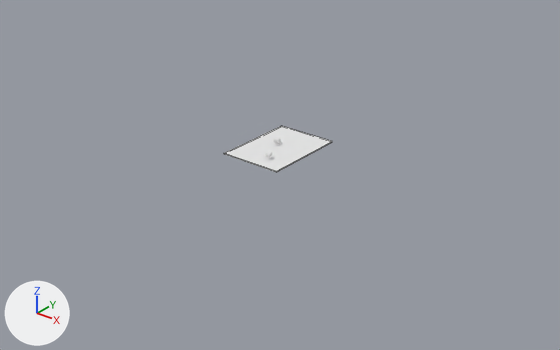
A saved change to the Blender file src/blender/scene.blend.
Before and after are seen from a 50 mm camera at (221.0, -274.0, 154.0) aimed at (7.0, -6.0, -12.0). The lights are fixed; the arrows at lower left show +X, +Y and +Z. Mesh edges are drawn as thin lines on the coarser meshes.
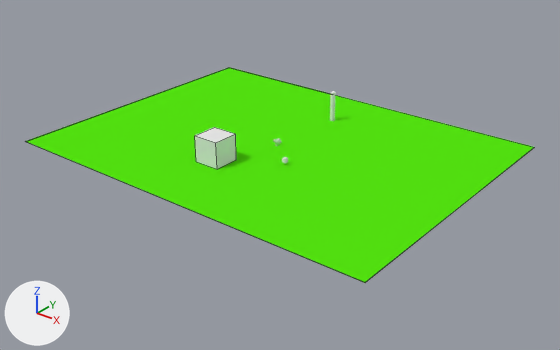
Changed parts and their boxes [x1, y1, x2, y2] in the pictures (560 x 350 px):
'Ground', added (green)
    after: [25, 67, 534, 283]
'Cube.001', moved, rescaled (61% narrower, 9% shorter)
    before: [224, 126, 332, 172]
    after: [195, 127, 236, 169]

Diff of the bpy script that builds the scene:
```diff
--- a/src/blender/scene.blend.py
+++ b/src/blender/scene.blend.py
@@ mat_grass @@
+mat_grass = diffuse_material('Grass')
+mat_grass.base_color = (0.0894, 0.8, 0.00542)  # green #54e711
@@ me_ground @@
+me_ground.from_pydata(...)  # a box spanning x -1.0..1.0, y -1.0..1.0, z -1.0..1.0
+me_ground.materials.append(mat_grass)  # green #54e711
@@ me_cylinder @@
+me_cylinder.from_pydata(...)  # a 32-sided cylinder along z spanning x -1.0..1.0, y -1.0..1.0, z -1.0..1.0
+me_cylinder.materials.append(mat_material_001)  # white #e7e7e7
@@ ob_cube_001 @@
 ob_cube_001 = bpy.data.objects.new('Cube.001', me_cube_001)
-ob_cube_001.location = (2.2, -1.6, -0.4)
-ob_cube_001.scale = (-16.2, 22.3, 0.3)
+ob_cube_001.location = (-10.7, -32.8, 6.6)
+ob_cube_001.scale = (6.7, 6.7, 6.7)
@@ ob_ground @@
+ob_ground = bpy.data.objects.new('Ground', me_ground)
+ob_ground.location = (-0.3, 0.6, -0.1)
+ob_ground.scale = (101.0, 75.9, 0.1)
@@ ob_cylinder @@
+ob_cylinder = bpy.data.objects.new('Cylinder', me_cylinder)
+ob_cylinder.location = (2.3, 43.6, 7.7)
+ob_cylinder.scale = (1.3, 1.3, 7.93)
```
